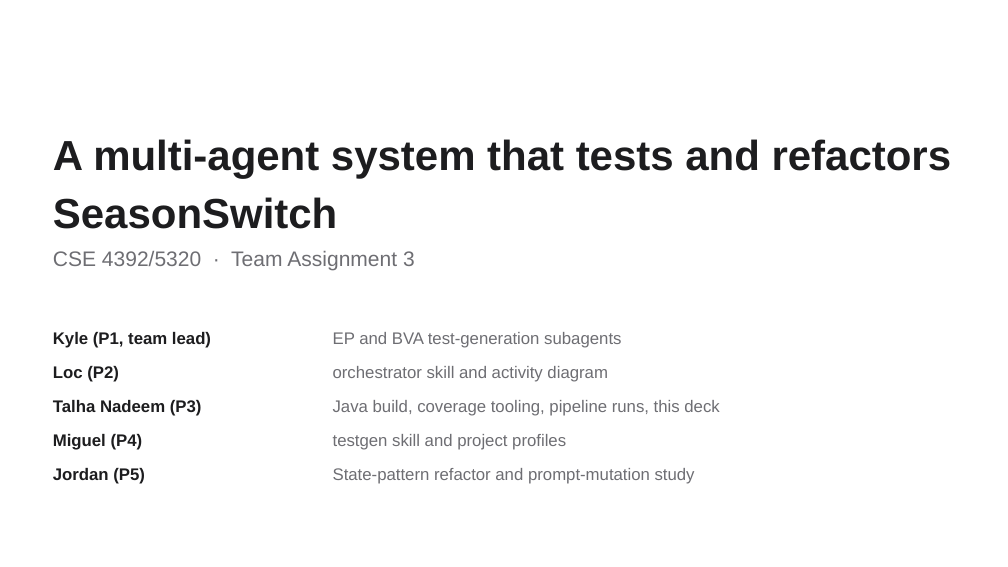
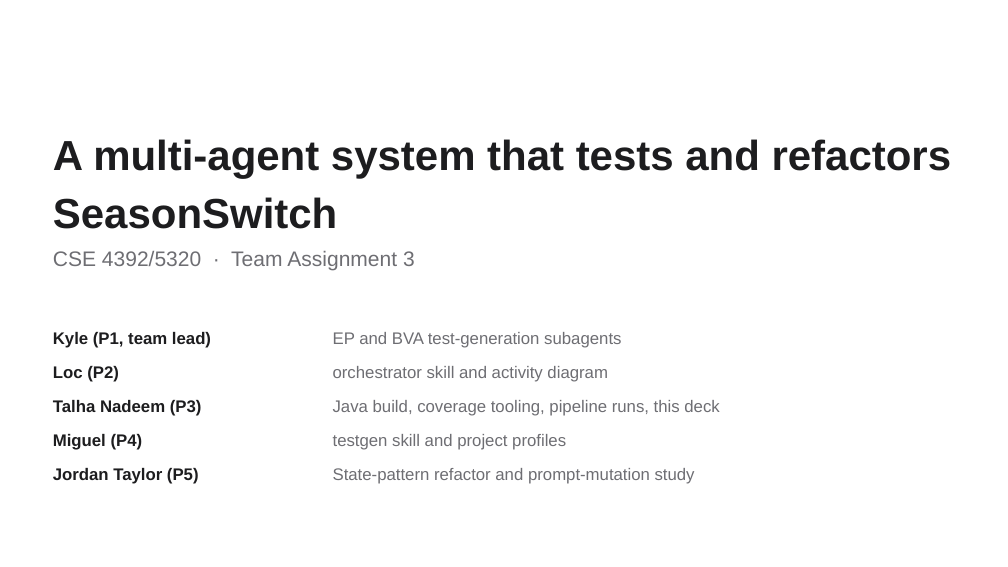
Before and after one commit to JordanTaylorGit/CSE-4392-Multi-Agent-System, a slide deck: slide 1 of slides/team3.pptx. Drawn at 1008x567 pixels with LibreOffice and Linux fonts; fonts in the diff are those of the drawing. Boxes give left, top, right and bottom in pixels: in the first picture for what was removed or moved away, otherwise in the second. Text is boxed around its words. In the diff, an @@ line names an element or a change of style, - is before the commit and + after.

```diff
--- a/slides/team3.pptx
+++ b/slides/team3.pptx
@@ text at [53,468,199,484]: text changed @@
-Jordan (P5)
+Jordan Taylor (P5)
```
Also in this commit, not shown: 4 other slides changed, 1 slide added, 1 slide removed, 1 other file.
